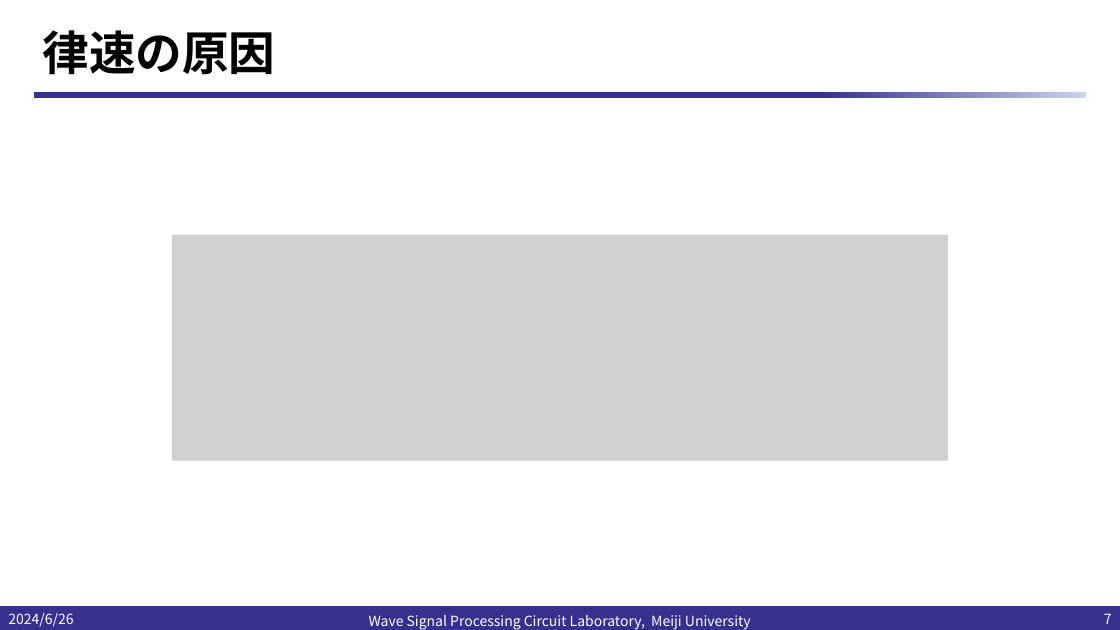
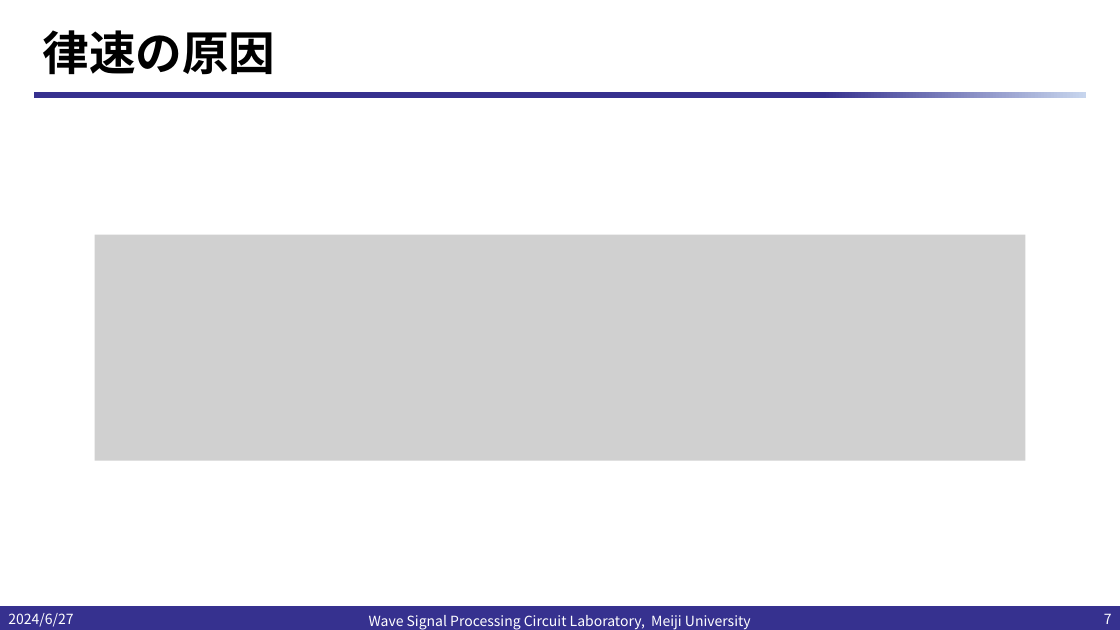
Before and after one commit to kjm-desktop10400/reserch, a slide deck: slide 7 of IHP_2024/20240628/プレゼンテーション2.pptx. Drawn at 1120x630 pixels with LibreOffice and Linux fonts; fonts in the diff are those of the drawing; grey boxes stand for pictures; background and template pictures are left out. Boxes give left, top, right and bottom in pixels: in the first picture for what was removed or moved away, otherwise in the second. Text is boxed around its words. In the diff, an @@ line names an element or a change of style, - is before the commit and + after.

```diff
--- a/IHP_2024/20240628/プレゼンテーション2.pptx
+++ b/IHP_2024/20240628/プレゼンテーション2.pptx
@@ picture: place and size @@
-picture at bbox=[172, 234, 949, 460]
+picture at bbox=[95, 234, 1026, 460]
@@ text at bbox=[8, 613, 73, 627]: text changed @@
-2024/6/26
+2024/6/27
```
Also in this commit, not shown: 6 other slides changed, 2 slides added, 6 other files.
